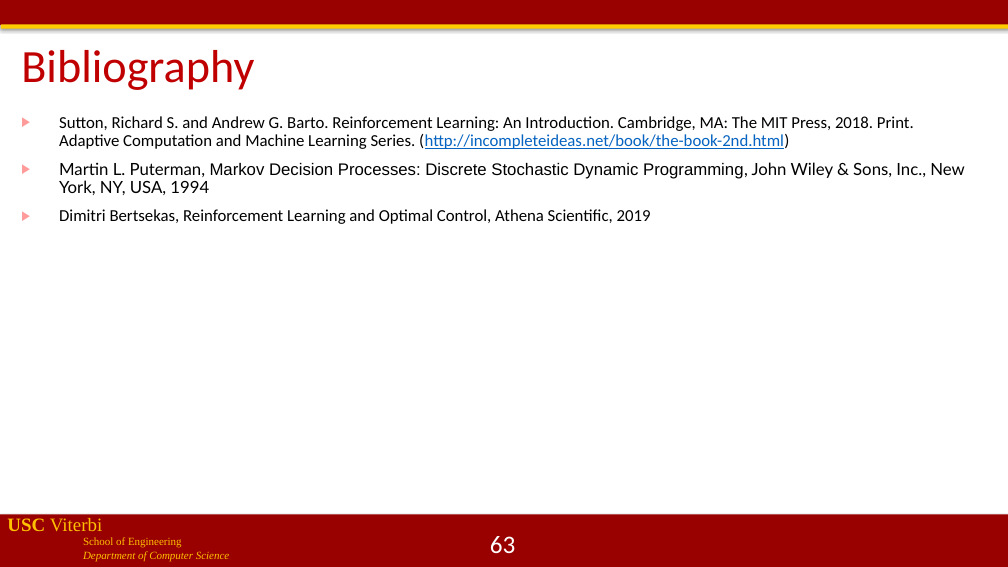
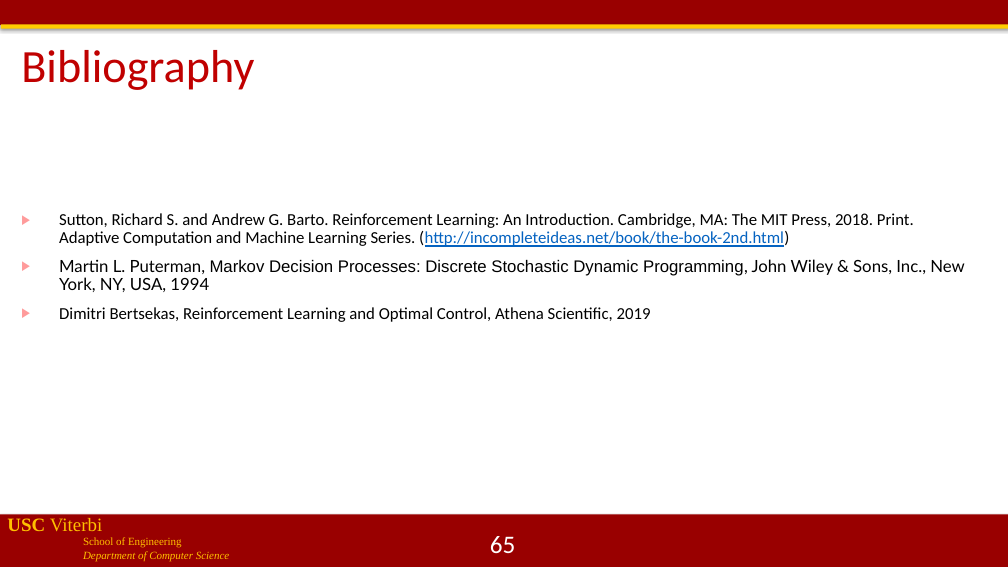
Before and after one commit to jdeshmukh/jdeshmukh.github.io, a slide deck: slide 65 of teaching/cs513slides/lecture12-RLDeepRL.pptx (slide 63 before the commit). Drawn at 1008x567 pixels with LibreOffice and Linux fonts; fonts in the diff are those of the drawing; background and template pictures are left out. Boxes give left, top, right and bottom in pixels: in the first picture for what was removed or moved away, otherwise in the second. Text is boxed around its words. In the diff, an @@ line names an element or a change of style, - is before the commit and + after.

```diff
--- a/teaching/cs513slides/lecture12-RLDeepRL.pptx
+++ b/teaching/cs513slides/lecture12-RLDeepRL.pptx
@@ text "Sutton, Richard S. and Andrew ...": place and size @@
-text "Sutton, Richard S. and Andrew ..." at box(59, 116, 964, 224)
+text "Sutton, Richard S. and Andrew ..." at box(59, 213, 964, 322)
@@ page number at box(490, 536, 516, 553): text changed @@
-63
+65
```
Also in this commit, not shown: 11 other slides changed, 2 slides added, 1 other file.
